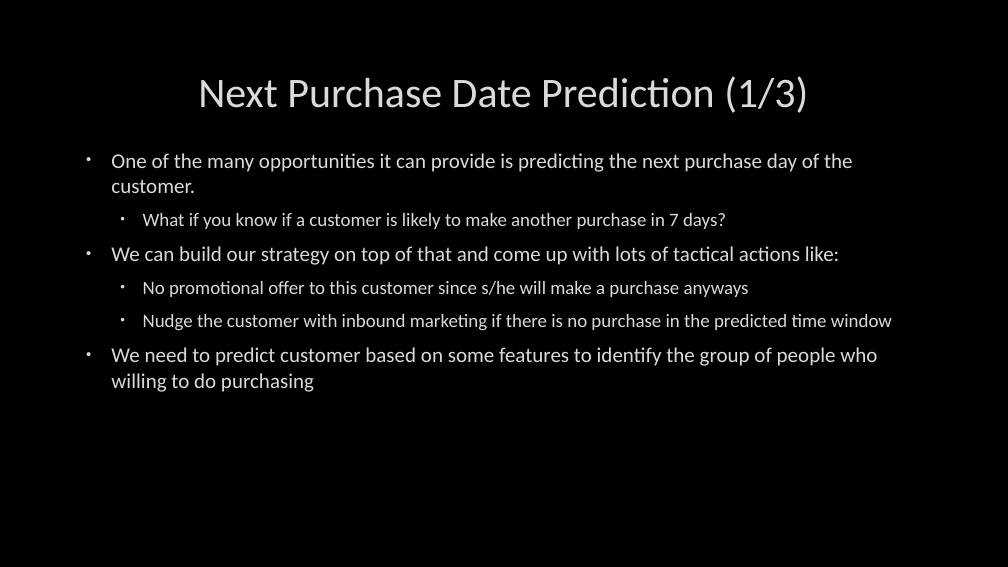
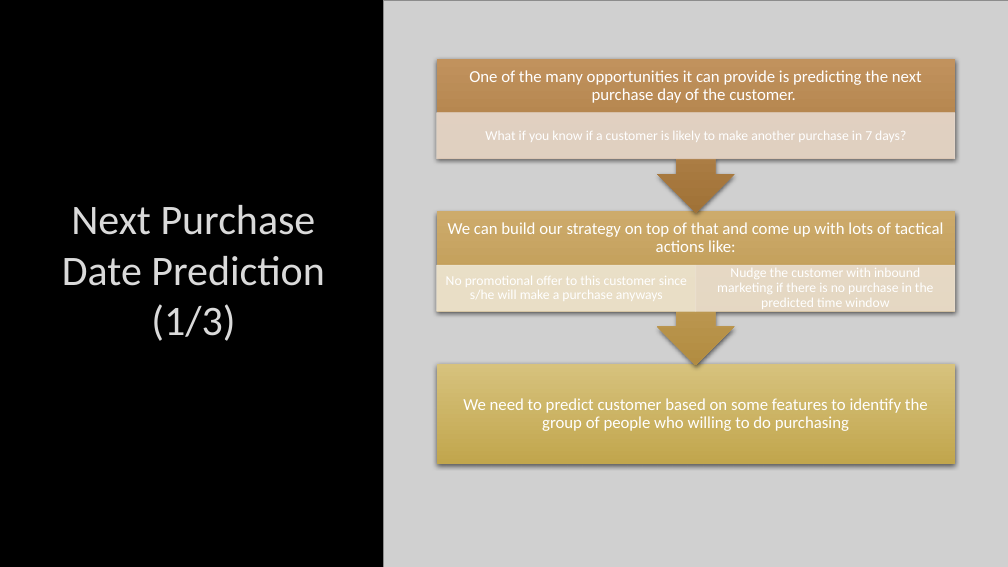
Before and after one commit to pantuwong/retail_analysis, a slide deck: slide 19 of Data Analysis in Python.pptx. Drawn at 1008x567 pixels with LibreOffice and Linux fonts; fonts in the diff are those of the drawing; grey boxes stand for pictures; background and template pictures are left out. Boxes give left, top, right and bottom in pixels: in the first picture for what was removed or moved away, otherwise in the second. Text is boxed around its words. In the diff, an @@ line names an element or a change of style, - is before the commit and + after.

```diff
--- a/Data Analysis in Python.pptx
+++ b/Data Analysis in Python.pptx
@@ picture added at (x1=383, y1=0, x2=1008, y2=567) @@
@@ title "Next Purchase Date Prediction (1/3)" rewrapped from (x1=198, y1=76, x2=808, y2=113) to (x1=62, y1=205, x2=324, y2=341) @@
@@ group added at (x1=437, y1=59, x2=955, y2=464): 6 texts, 4 rectangles, 2 up arrow callouts @@
+We need to predict customer based on some features to identify the group of people who willing to do purchasing
+We can build our strategy on top of that and come up with lots of tactical actions like:
+No promotional offer to this customer since s/he will make a purchase anyways
+Nudge the customer with inbound marketing if there is no purchase in the predicted time window
+One of the many opportunities it can provide is predicting the next purchase day of the customer.
+What if you know if a customer is likely to make another purchase in 7 days?
@@ text removed at (x1=111, y1=153, x2=892, y2=392) @@
-• One of the many opportunities it can provide is predicting the next purchase day of the customer.
-  • What if you know if a customer is likely to make another purchase in 7 days?
-• We can build our strategy on top of that and come up with lots of tactical actions like:
-  • No promotional offer to this customer since s/he will make a purchase anyways
-  • Nudge the customer with inbound marketing if there is no purchase in the predicted time window
-• We need to predict customer based on some features to identify the group of people who willing to do purchasing
```
Also in this commit, not shown: 18 other slides changed.
